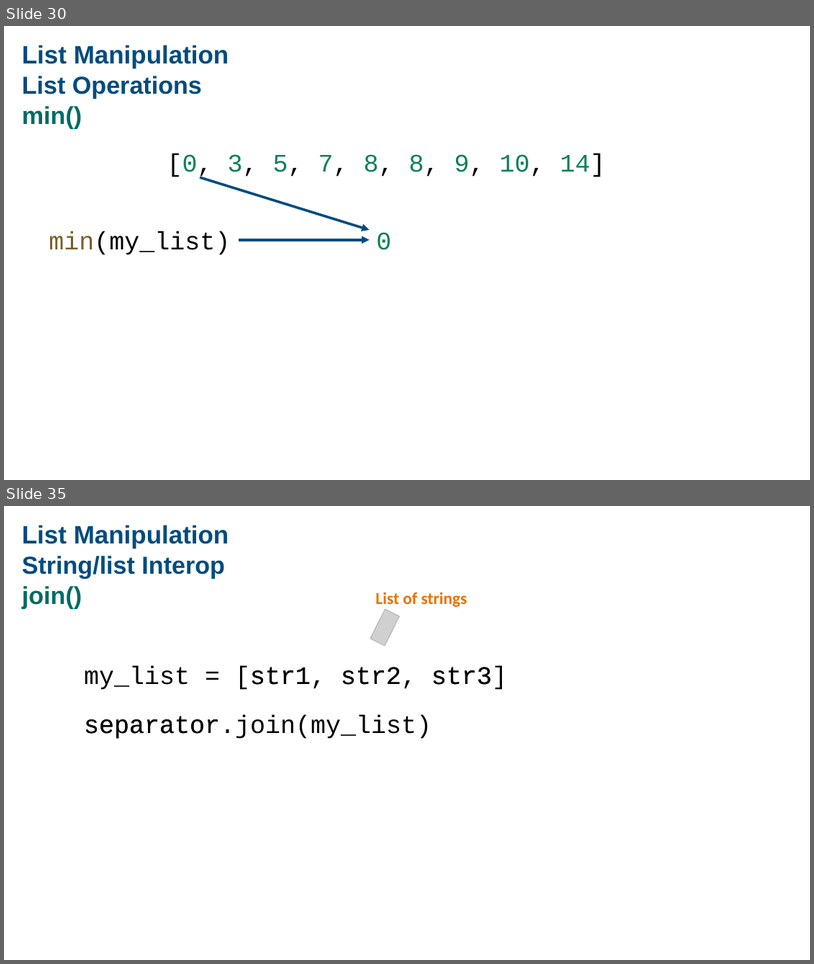
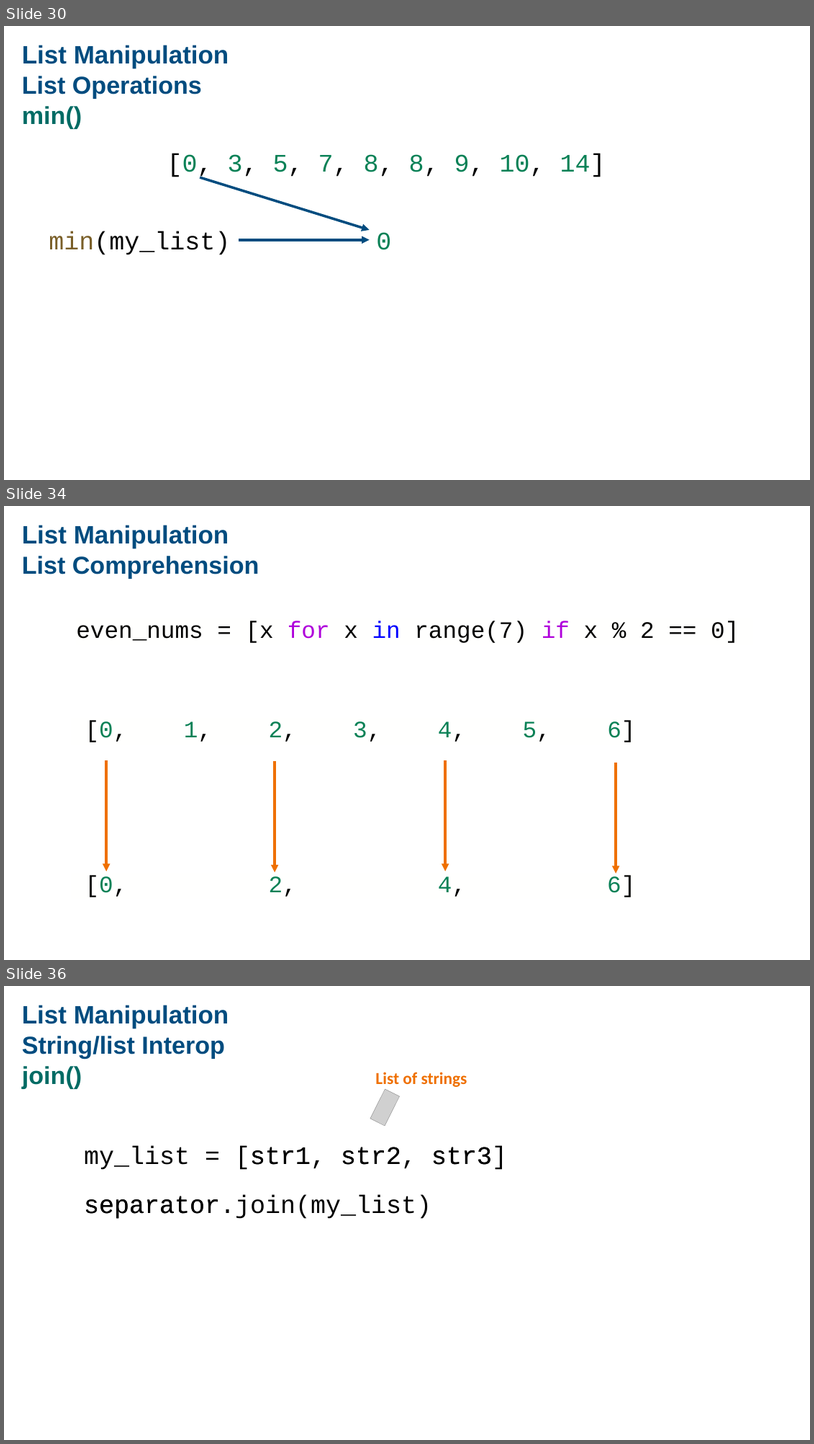
Before and after one commit to AIFS-AI-Bridge/aifs-ai-bridge.github.io, a slide deck: lectures/AIBridge Lecture 2.pptx. Shown one above the other, each under a label of ours: slides 30 and 35 before the commit, slides 30, 34 and 36 after it; the slides between them are not shown. The pictures are 814x964 and 814x1444 pixels, drawn with LibreOffice and Linux fonts; fonts in the diff are those of the drawing; grey boxes stand for pictures. Boxes give left, top, right and bottom in pixels: in the first picture for what was removed or moved away, otherwise in the second. Text is boxed around its words. In the diff, an @@ line names an element or a change of style, - is before the commit and + after.

```diff
--- a/lectures/AIBridge Lecture 2.pptx
+++ b/lectures/AIBridge Lecture 2.pptx
@@ slide 34 added at [4,506,810,960], background #FFFFFF @@
@@ text added at [22,525,229,548], 60 pt, text #004C7F, bold @@
+List Manipulation
@@ text added at [22,556,260,579], 58.5 pt, text #004C7F, bold @@
+List Comprehension
@@ text added at [76,620,739,643], 56 pt, text #000000 @@
+even_nums = [x for x in range(7) if x % 2 == 0]
@@ text added at [85,720,635,897], 56 pt, text #000000 @@
+[0, 1, 2, 3, 4, 5, 6]
+[0, 2, 4, 6]
@@ arrow added from (106, 760) to (106, 871), #EF7001 6 pt @@
@@ arrow added from (275, 761) to (275, 872), #EF7001 6 pt @@
@@ arrow added from (445, 760) to (445, 871), #EF7001 6 pt @@
@@ arrow added from (616, 762) to (616, 873), #EF7001 6 pt @@
@@ what was slide 35 is now slide 36 @@
```
Also in this commit, not shown: 9 slides changed, 17 other slides added, 2 slides removed, 34 other files.
